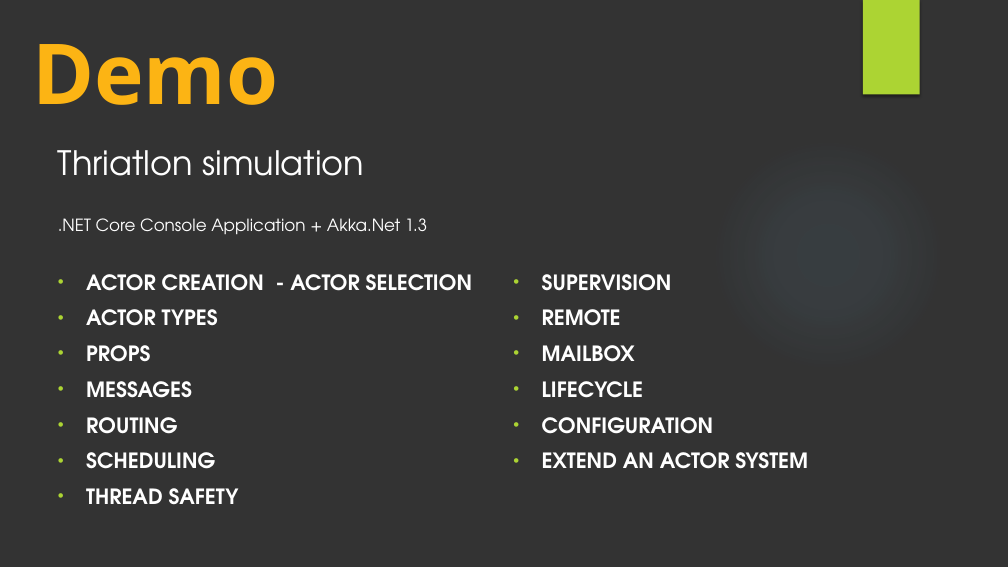
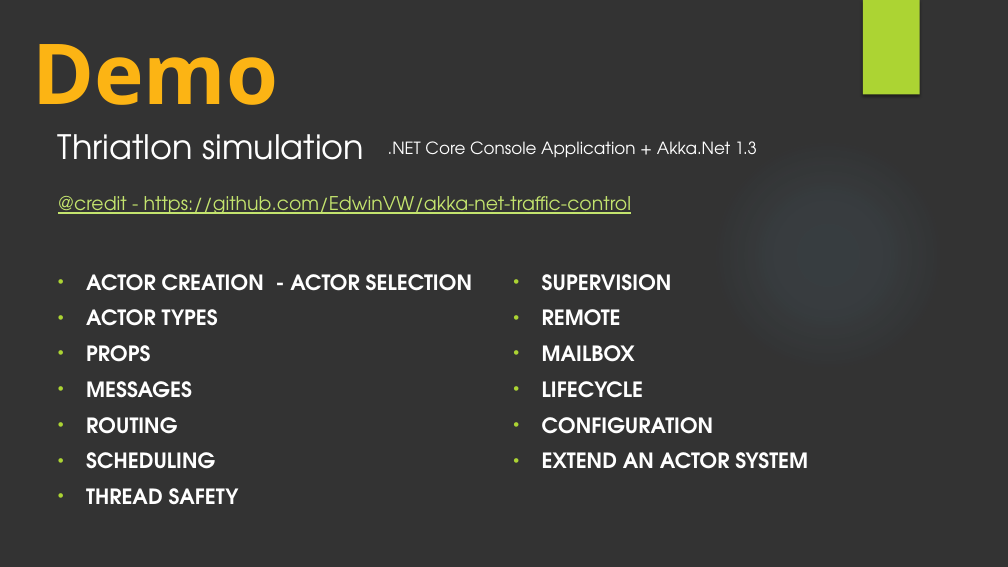
Before and after one commit to fbasco81/triathlon-race-demo, a slide deck: slide 2 of src/Host/presentation/Presentazione.pptx. Drawn at 1008x567 pixels with LibreOffice and Linux fonts; fonts in the diff are those of the drawing; background and template pictures are left out. Boxes give left, top, right and bottom in pixels: in the first picture for what was removed or moved away, otherwise in the second. Text is boxed around its words. In the diff, an @@ line names an element or a change of style, - is before the commit and + after.

```diff
--- a/src/Host/presentation/Presentazione.pptx
+++ b/src/Host/presentation/Presentazione.pptx
@@ text "Thriatlon simulation": place and size @@
-text "Thriatlon simulation" at box(58, 150, 364, 176)
+text "Thriatlon simulation" at box(58, 134, 364, 160)
@@ text ".NET Core Console Application + ...": place and size @@
-text ".NET Core Console Application + ..." at box(58, 218, 427, 235)
+text ".NET Core Console Application + ..." at box(388, 141, 757, 158)
@@ text added at box(58, 196, 631, 214), 18 pt, text #C4E46E, underline @@
+@credit - https://github.com/EdwinVW/akka-net-traffic-control
```
Also in this commit, not shown: 1 other slide changed, 1 slide added, 1 slide removed, 6 other files.
